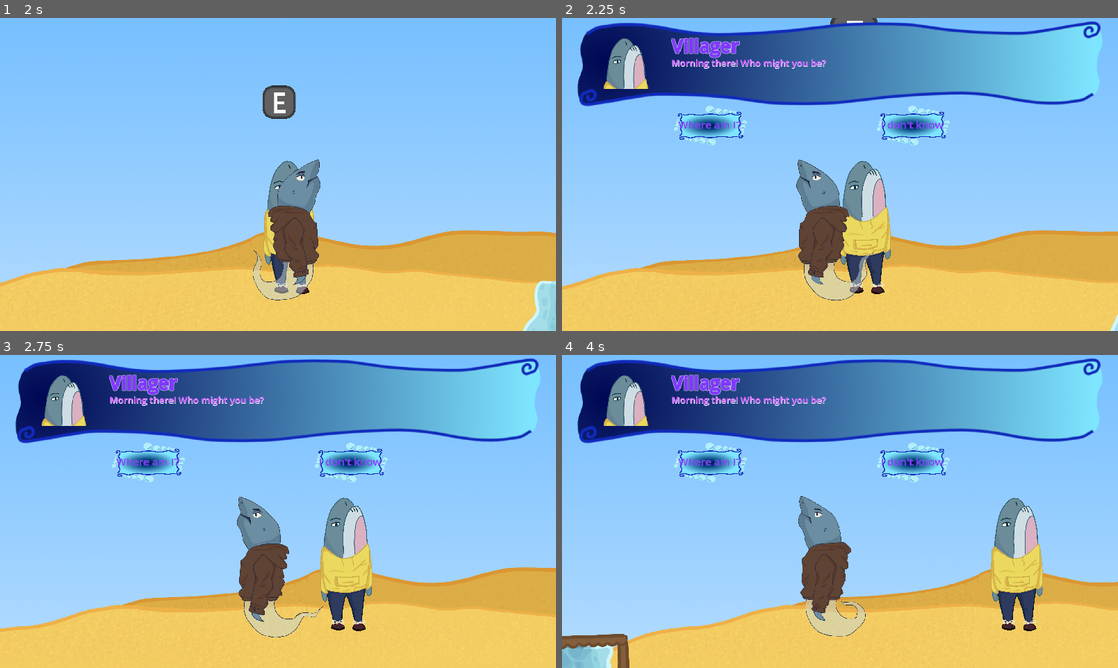
Above: before the commit, frames 1-4 (two rows, left to right).
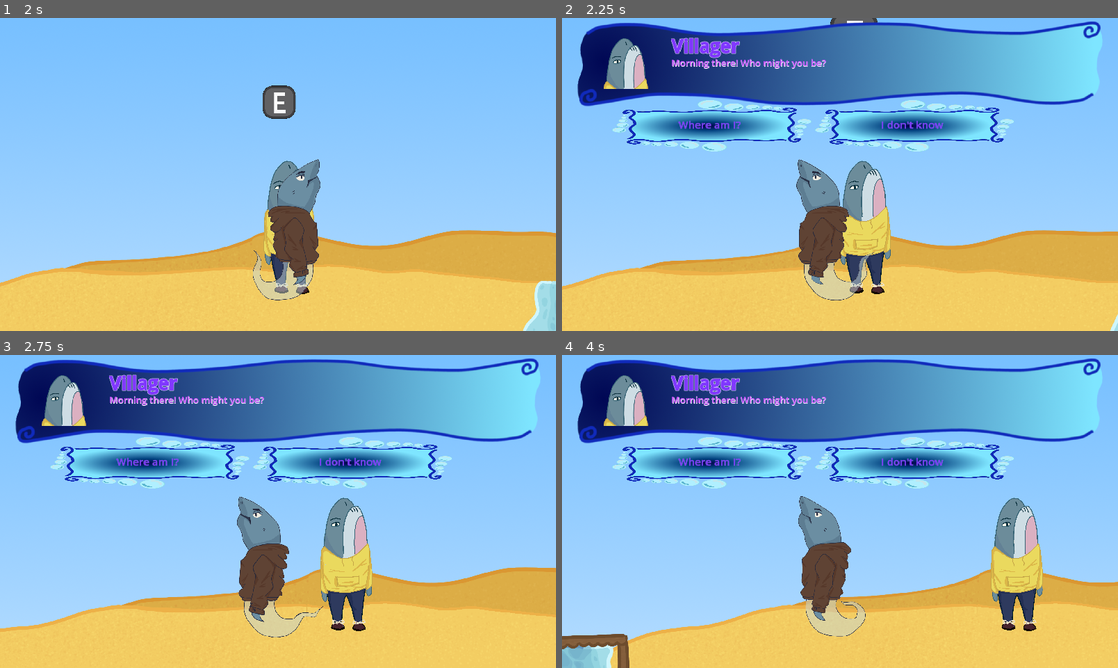
Above: after the commit, the same moments.

Repository: oDevvEn/Bubbles
Game: Godot game, scene res://scenes/main.tscn
Two runs of this game, one before a commit and one after it. Both use one fixed random seed, a clock stepped at 60 frames per second and the inputs below. This scene is started directly instead of the project's main scene. The engine's default icon, where the game draws it, is replaced by a stand-in: a white triangle on a blue panel in a dark square.
Inputs:
- Up to frame 1 (2 s): tap Enter at 0.5 s; hold E (interact) 0.53-1.28 s; hold D (moveRight) from 0.53 s (still down); tap Space (jump) at 0.77, 1.52 s; tap E (interact) at 1.35 s
- Up to frame 2 (2.25 s): release D (moveRight) at 2.03 s; hold A (moveLeft) from 2.03 s (still down); hold E (interact) from 2.03 s (still down)
- Up to frame 3 (2.75 s): keep holding A (moveLeft); keep holding E (interact)
- Up to frame 4 (4 s): keep holding A (moveLeft); release E (interact) at 2.78 s; tap E (interact) at 2.85 s; tap Space (jump) at 3.02, 3.77 s; hold E (interact) from 3.53 s (still down)

Frame 1 is identical in both runs. In frame 2, 6.3% of the frame differs, in the area x 9-82%, y 26-43%; in frame 3, 6.3%; in frame 4, 6.3%.

Commit message:
Add files via upload

Diff:
--- a/Bubbles/assets/buttonThemeOverrideStyle.tres
+++ b/Bubbles/assets/buttonThemeOverrideStyle.tres
@@ -1,10 +1,10 @@
-[gd_resource type="StyleBoxTexture" load_steps=2 format=3 uid="uid://ddipsahywmq0t"]
+[gd_resource type="StyleBoxTexture" load_steps=2 format=3 uid="uid://da0daw683yau4"]
 
 [ext_resource type="Texture2D" uid="uid://s0k03o7hheuf" path="res://assets/PlayButton.png" id="1_2cwbx"]
 
 [resource]
 texture = ExtResource("1_2cwbx")
-expand_margin_left = 40.0
-expand_margin_top = 50.0
-expand_margin_right = 40.0
-expand_margin_bottom = 50.0
+expand_margin_left = 350.0
+expand_margin_top = 75.0
+expand_margin_right = 350.0
+expand_margin_bottom = 75.0
